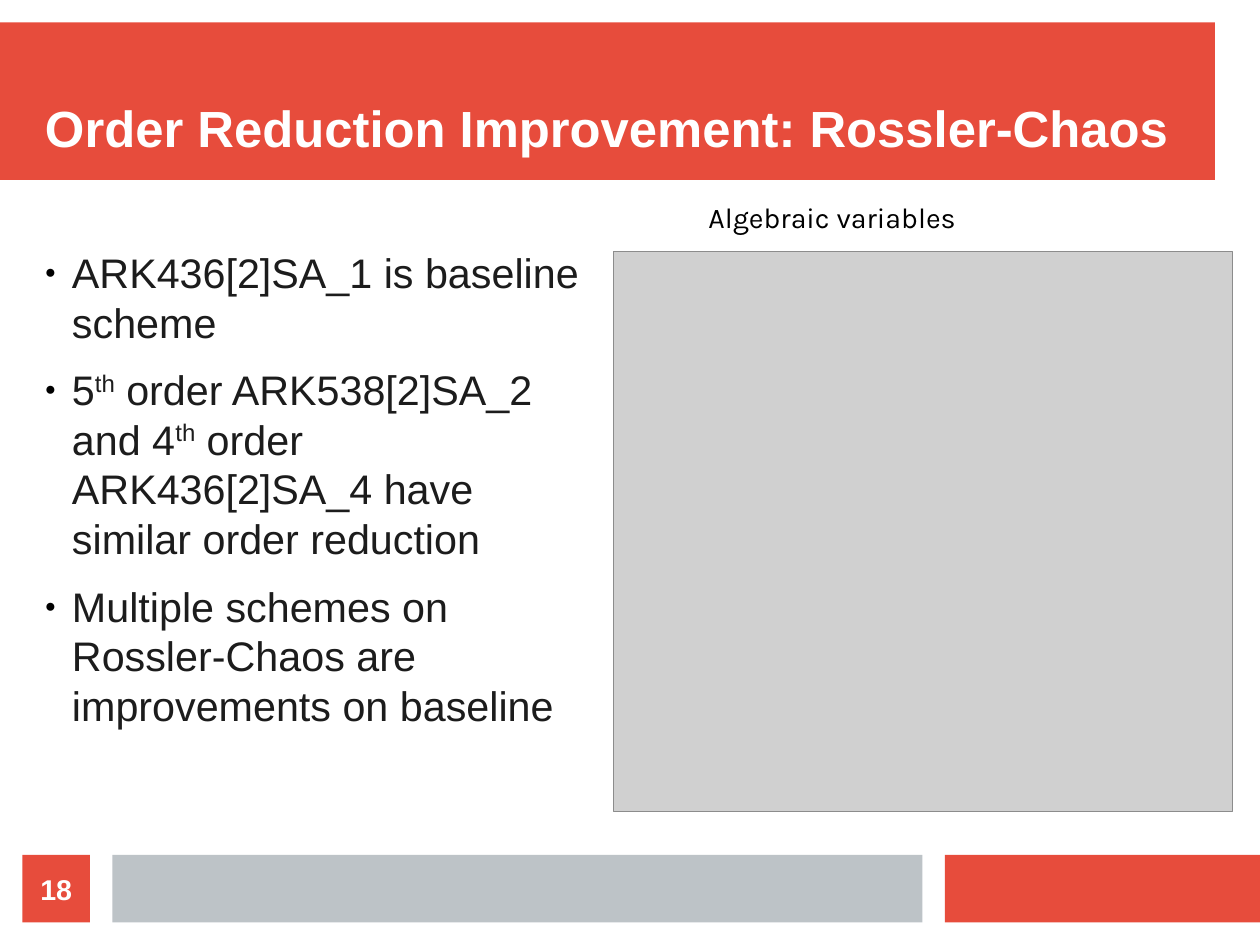
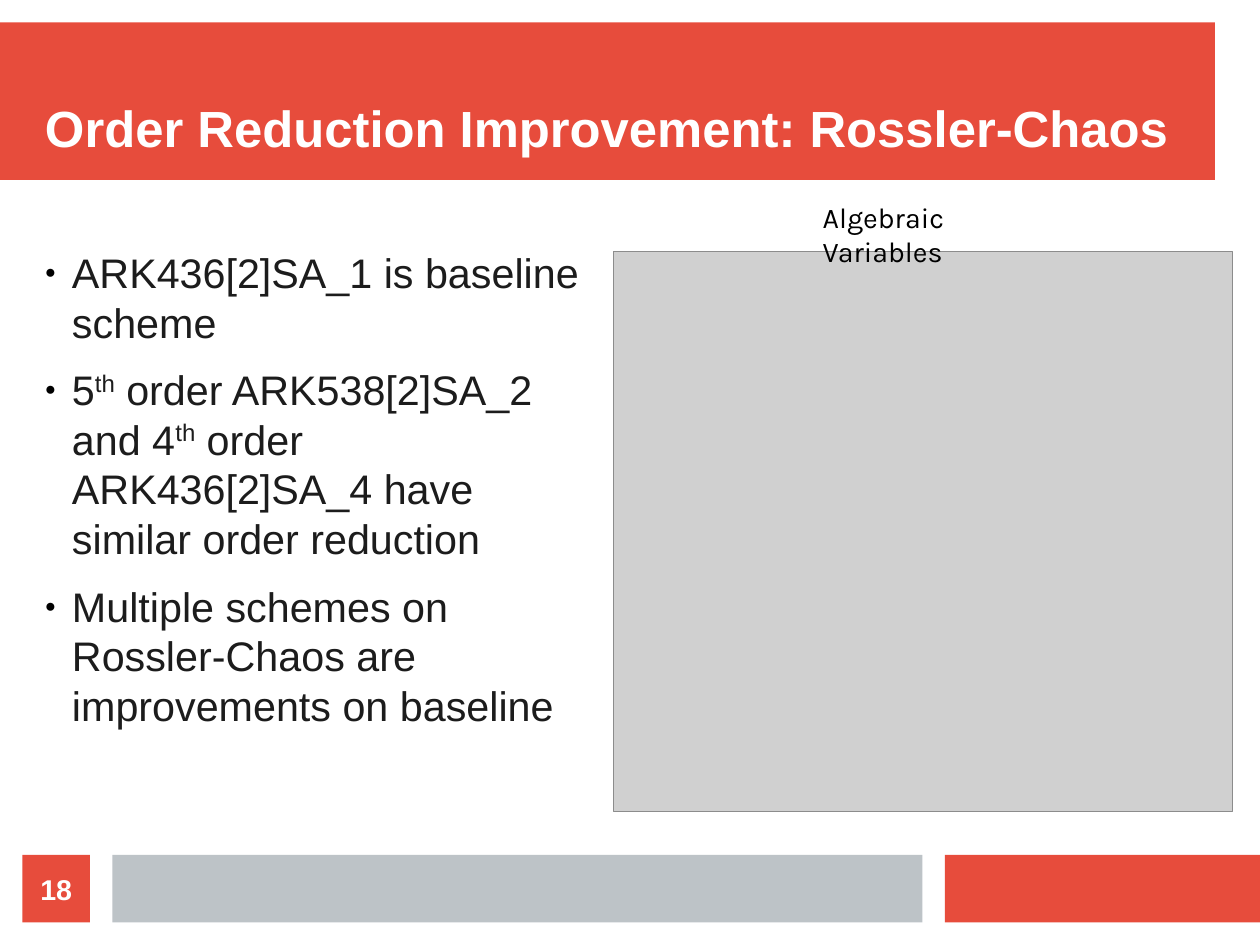
Before and after one commit to AndrewLCarpenter/runge-kutta-test, a slide deck: slide 18 of presentation2.odp. Drawn at 1260x945 pixels with LibreOffice and Linux fonts; fonts in the diff are those of the drawing; grey boxes stand for pictures. Boxes give left, top, right and bottom in pixels: in the first picture for what was removed or moved away, otherwise in the second. Text is boxed around its words. In the diff, an @@ line names an element or a change of style, - is before the commit and + after.

```diff
--- a/presentation2.odp
+++ b/presentation2.odp
@@ text at (823, 208, 944, 263): text changed @@
-Algebraic variables
+Algebraic Variables
```
Also in this commit, not shown: 4 other slides changed, 3 other files.
